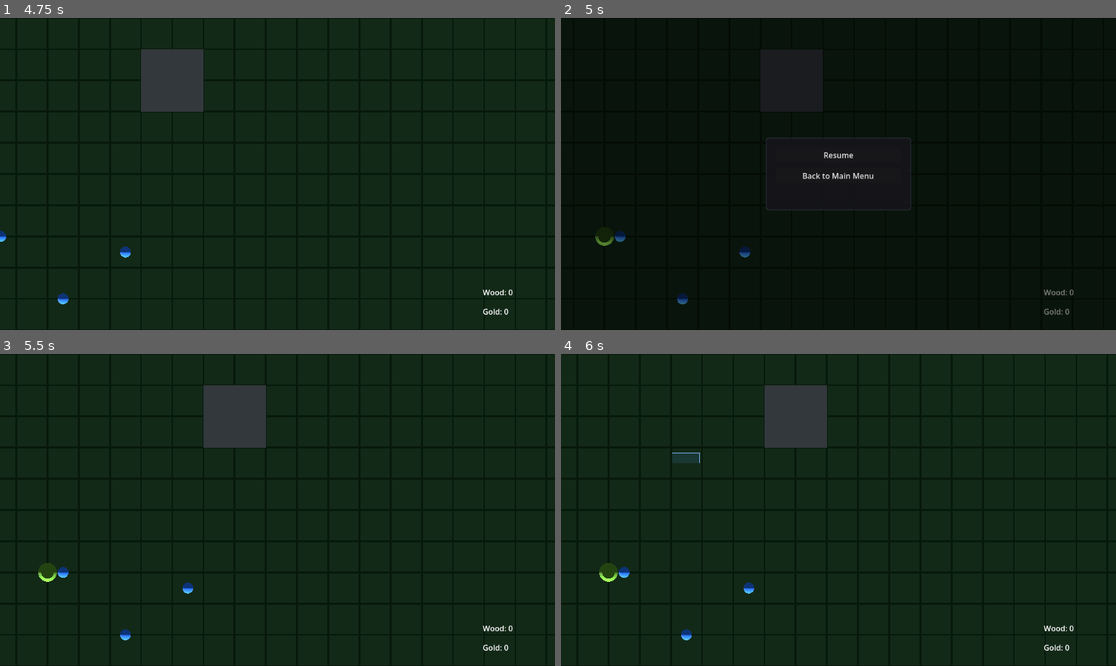
Above: before the commit, frames 1-4 (two rows, left to right).
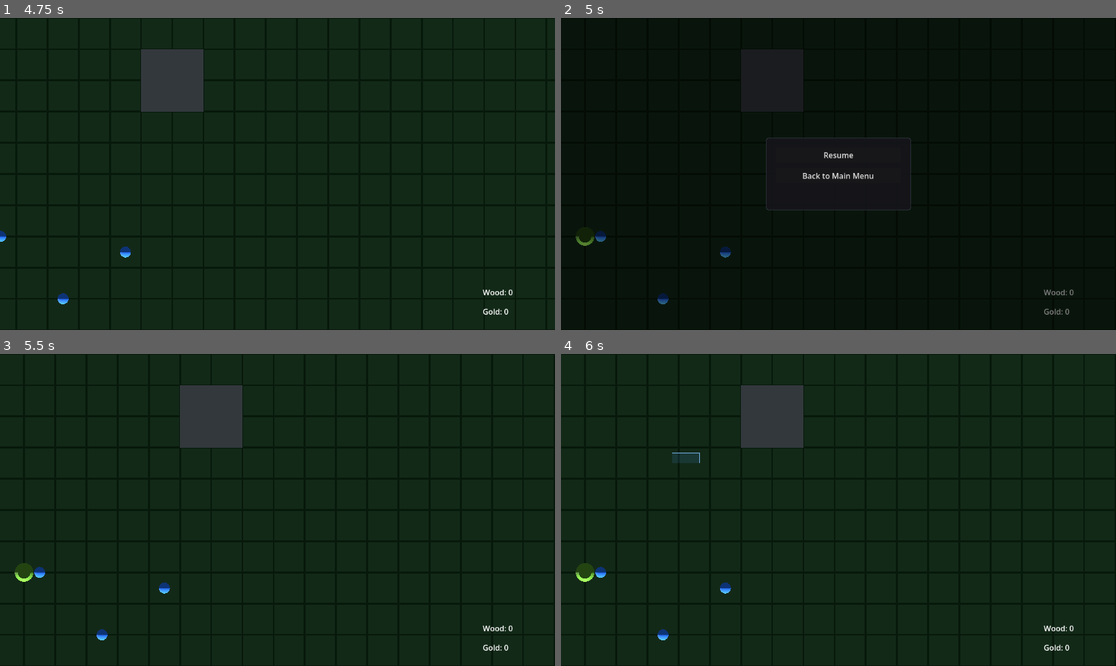
Above: after the commit, the same moments.

Repository: forsman5/sitka
Game: Godot game, scene res://scenes/ui/main_menu.tscn
Same seed, same stepped clock (60 frames per second), same inputs: the game is played once before the commit and once after it.
Inputs (mouse positions are in pixels of both pictures, inside the frame that each line leads up to):
- Up to frame 1 (4.75 s): click "Start Game" at 0.5 s; tap Enter at 1.25 s; move the mouse to (399, 158) at 1.27 s; hold Right (ui_right) 1.28-2 s; click (399, 158) at 1.42 s; drag from (166, 189) to (249, 236) at 2.02 s; move the mouse to (333, 105) at 2.77 s; hold Right (ui_right) 2.78-3.5 s; drag from (249, 236) to (111, 127) at 3.52 s; move the mouse to (444, 220) at 4.27 s; hold Left (ui_left) from 4.28 s (still down)
- Up to frame 2 (5 s): keep holding Left (ui_left); tap Escape at 4.9 s
- Up to frame 3 (5.5 s): release Left (ui_left) at 5 s; click "Resume" at 5 s
- Up to frame 4 (6 s): tap Space at 5.75 s; drag from (672, 463) to (755, 432) at 5.77 s

Frame 1 is identical in both runs. In frame 2, 0.5% of the frame differs, in the area x 2-48%, y 10-92%; in frame 3, 2.3%; in frame 4, 2.3%.

Commit message:
Add configurable pause on escape menu
EscapeMenu owns Escape key handling (process_mode=ALWAYS so it fires
while paused). GameState.pause_on_escape toggles whether opening the
menu pauses the tree; toggle live via Remote inspector.

Co-Authored-By: Claude Sonnet 4.6 <noreply@anthropic.com>

Diff:
--- a/scenes/ui/escape_menu.tscn
+++ b/scenes/ui/escape_menu.tscn
@@ -16,6 +16,7 @@
 
 [node name="EscapeMenu" type="CanvasLayer"]
 layer = 20
+process_mode = 3
 script = ExtResource("1_escape_menu")
 
 [node name="Overlay" type="Control" parent="."]
--- a/scripts/global/game_state.gd
+++ b/scripts/global/game_state.gd
@@ -4,6 +4,7 @@
 signal wood_changed(amount: int)
 
 @export var gather_speed: float = 1.0
+@export var pause_on_escape: bool = true
 
 var player_gold: int = 0:
 	set(value):
--- a/scripts/ui/escape_menu.gd
+++ b/scripts/ui/escape_menu.gd
@@ -2,11 +2,20 @@
 
 @onready var _overlay: Control = $Overlay
 
+func _unhandled_input(event: InputEvent) -> void:
+	if event is InputEventKey and event.keycode == KEY_ESCAPE and event.pressed and not event.is_echo():
+		show_toggle()
+		get_viewport().set_input_as_handled()
+
 func show_toggle() -> void:
 	_overlay.visible = not _overlay.visible
+	if GameState.pause_on_escape:
+		get_tree().paused = _overlay.visible
 
 func _on_resume_pressed() -> void:
 	_overlay.visible = false
+	get_tree().paused = false
 
 func _on_main_menu_pressed() -> void:
+	get_tree().paused = false
 	get_tree().change_scene_to_file("res://scenes/ui/main_menu.tscn")
--- a/scripts/world/world.gd
+++ b/scripts/world/world.gd
@@ -7,16 +7,11 @@
 
 @onready var _selection_box: Panel = $SelectionUI/SelectionBox
 @onready var _nav_region: NavigationRegion3D = $NavigationRegion3D
-@onready var _escape_menu = $EscapeMenu
 
 func _ready() -> void:
 	_nav_region.bake_navigation_mesh()
 
 func _unhandled_input(event: InputEvent) -> void:
-	if event is InputEventKey and event.keycode == KEY_ESCAPE and event.pressed and not event.is_echo():
-		_escape_menu.show_toggle()
-		get_viewport().set_input_as_handled()
-		return
 	if event is InputEventMouseButton and event.button_index == MOUSE_BUTTON_LEFT:
 		if event.pressed:
 			_drag_start = event.position
